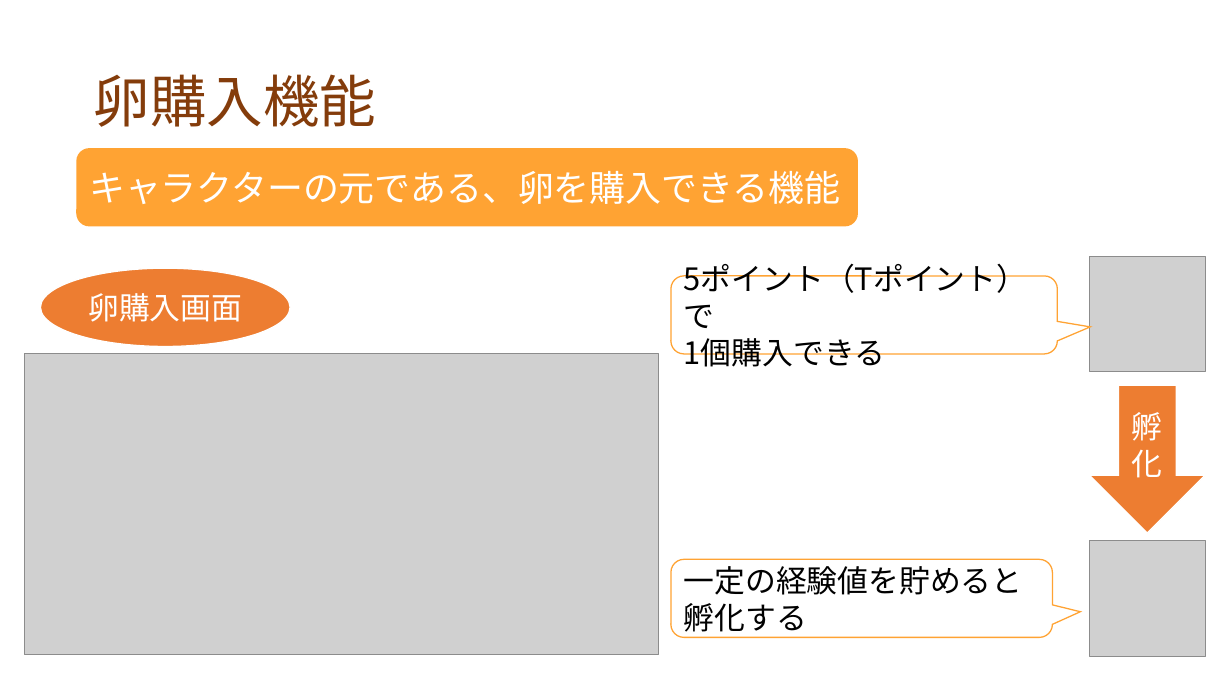
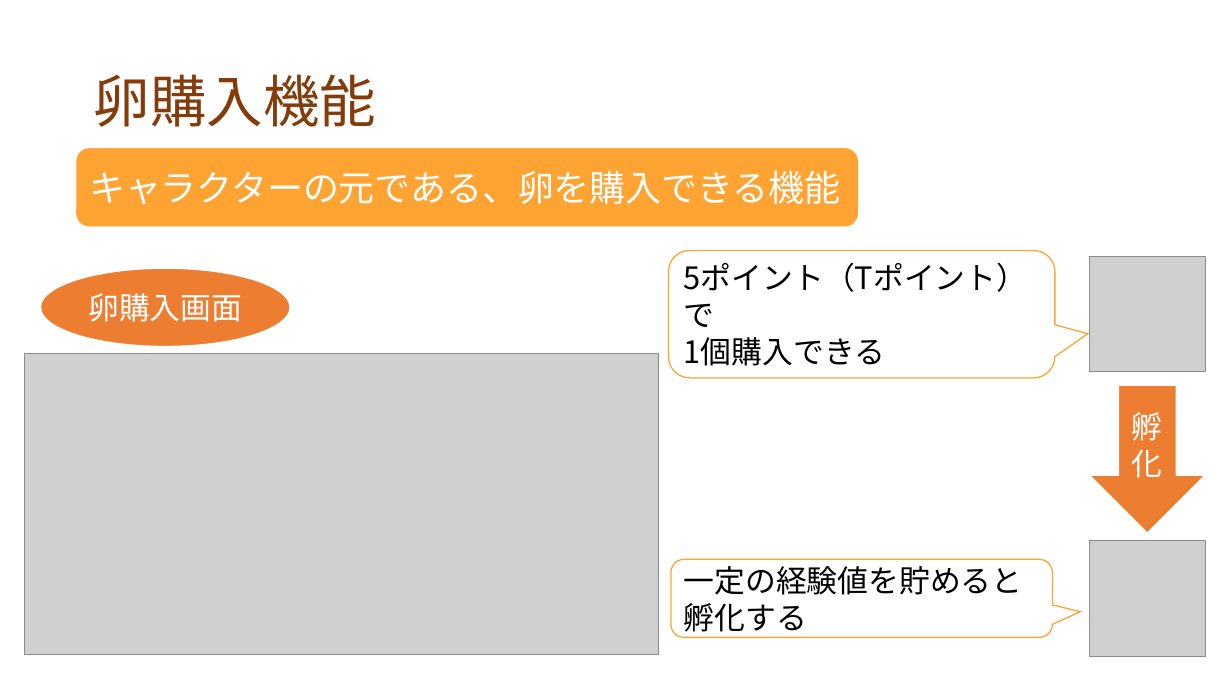
Before and after one commit to dojo2022/F-3, a slide deck: slide 13 of doc/プレゼン資料_F3_なかおっち.pptx. Drawn at 1232x693 pixels with LibreOffice and Linux fonts; fonts in the diff are those of the drawing; grey boxes stand for pictures. Boxes give left, top, right and bottom in pixels: in the first picture for what was removed or moved away, otherwise in the second. Text is boxed around its words. In the diff, an @@ line names an element or a change of style, - is before the commit and + after.

```diff
--- a/doc/プレゼン資料_F3_なかおっち.pptx
+++ b/doc/プレゼン資料_F3_なかおっち.pptx
@@ rounded speech box "5ポイント（Tポイント）で 1個購入できる": place and size @@
-rounded speech box "5ポイント（Tポイント）で 1個購入できる" at bbox=[671, 276, 1057, 354]
+rounded speech box "5ポイント（Tポイント）で 1個購入できる" at bbox=[668, 250, 1055, 378]
```
Also in this commit, not shown: 2 other slides changed, 1 other file.
